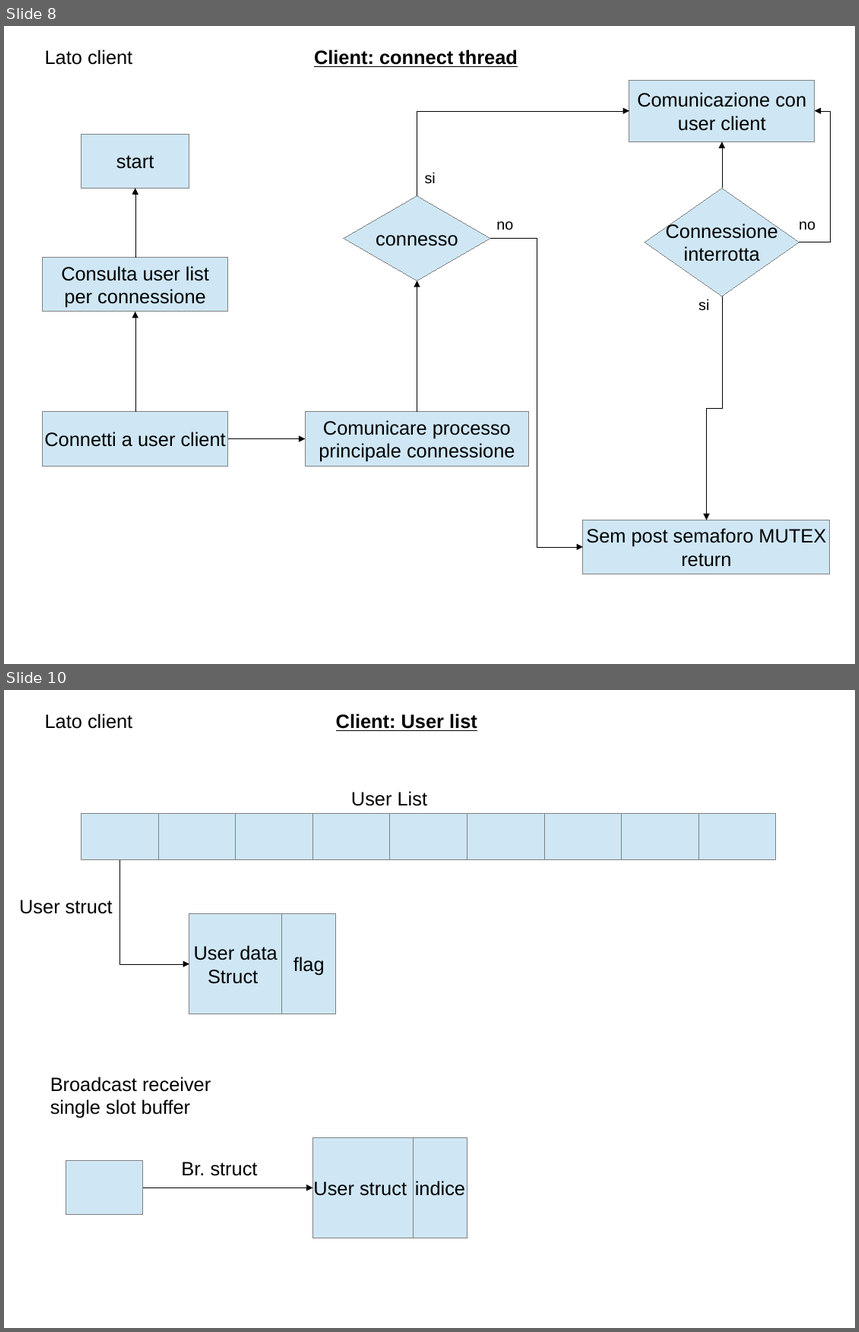
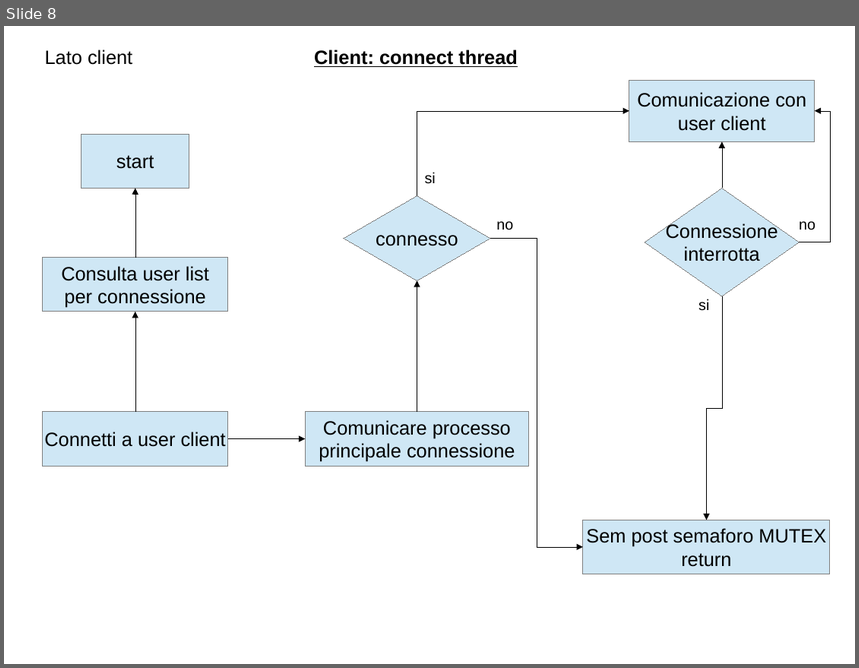
Before and after one commit to polyc/talk-service, a slide deck: SO_projectDiagram.odp. Shown one above the other, each under a label of ours: slides 8 and 10 before the commit, slide 8 after it; the slides between them are not shown. The pictures are 859x1332 and 859x668 pixels, drawn with LibreOffice and Linux fonts; fonts in the diff are those of the drawing. Boxes give left, top, right and bottom in pixels: in the first picture for what was removed or moved away, otherwise in the second. Text is boxed around its words. In the diff, an @@ line names an element or a change of style, - is before the commit and + after.

Commit message:
modifica alla parte di invio della lista utenti non piu in udp ma in tcp con un thread per ogni client connesso

```diff
--- a/SO_projectDiagram.odp
+++ b/SO_projectDiagram.odp
@@ slide 10 removed at (x1=4, y1=690, x2=855, y2=1328), background #FFFFFF @@
@@ text removed at (x1=45, y1=714, x2=132, y2=729) @@
-Lato client
@@ text removed at (x1=336, y1=714, x2=477, y2=731) @@
-Client: User list
@@ text removed at (x1=351, y1=791, x2=427, y2=806) @@
-User List
@@ rectangle removed at (x1=82, y1=814, x2=158, y2=860) @@
@@ rectangle removed at (x1=158, y1=814, x2=236, y2=860) @@
@@ rectangle removed at (x1=236, y1=814, x2=313, y2=860) @@
@@ rectangle removed at (x1=313, y1=814, x2=390, y2=860) @@
@@ rectangle removed at (x1=390, y1=814, x2=468, y2=860) @@
@@ rectangle removed at (x1=468, y1=814, x2=544, y2=860) @@
@@ rectangle removed at (x1=544, y1=814, x2=622, y2=860) @@
@@ rectangle removed at (x1=622, y1=814, x2=699, y2=860) @@
@@ rectangle removed at (x1=699, y1=814, x2=776, y2=860) @@
@@ elbow arrow removed from (120, 860) to (189, 964) @@
@@ text removed at (x1=19, y1=900, x2=113, y2=914) @@
-User struct
@@ rectangle removed at (x1=189, y1=914, x2=282, y2=1015) @@
-User data
-Struct
@@ rectangle removed at (x1=282, y1=914, x2=336, y2=1015) @@
-flag
@@ text removed at (x1=50, y1=1077, x2=211, y2=1119) @@
-Broadcast receiver single slot buffer
@@ rectangle removed at (x1=313, y1=1138, x2=414, y2=1239) @@
-User struct
@@ rectangle removed at (x1=414, y1=1138, x2=468, y2=1239) @@
-indice
@@ rectangle removed at (x1=66, y1=1161, x2=143, y2=1215) @@
@@ text removed at (x1=181, y1=1162, x2=258, y2=1176) @@
-Br. struct
@@ elbow arrow removed from (143, 1189) to (313, 1189) @@
```
Also in this commit, not shown: 6 slides changed, 4 slides added, 1 other slide removed.
